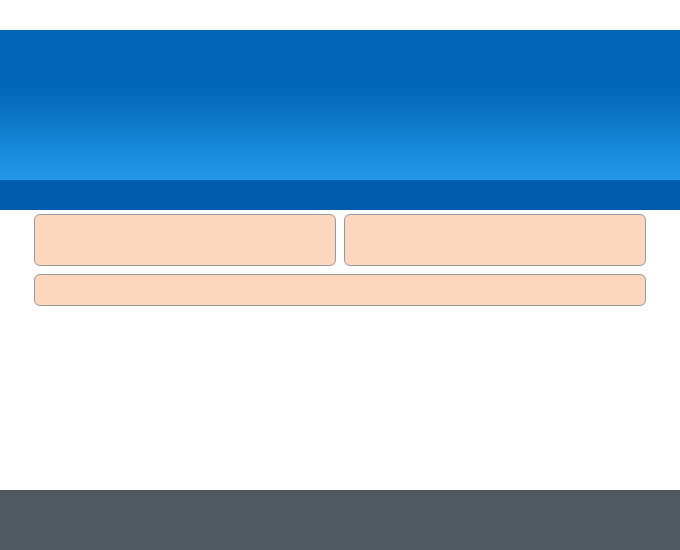
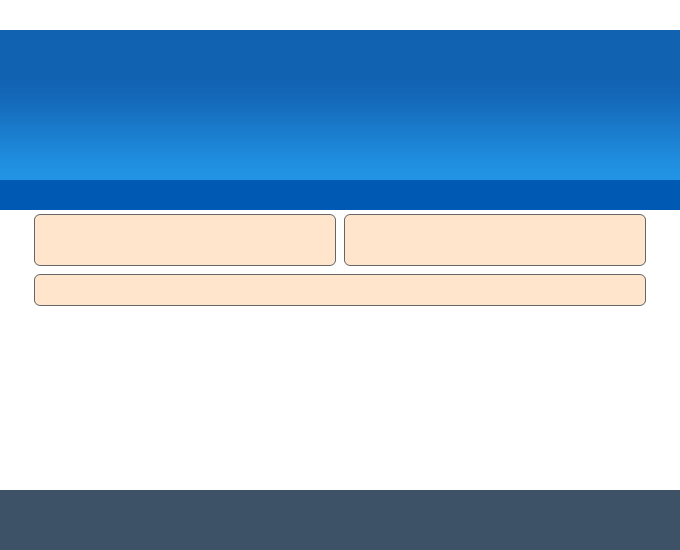
Layer changes from the first 680px x 550px image to the second:
moved "header" above "navbar", painted on it over [0, 30, 680, 180]
moved "navbar" above "header / footer widgets", painted on it over [0, 180, 680, 210]
painted on "header / footer widgets" over [35, 215, 645, 305]
painted on "footer" over [0, 490, 680, 550]
